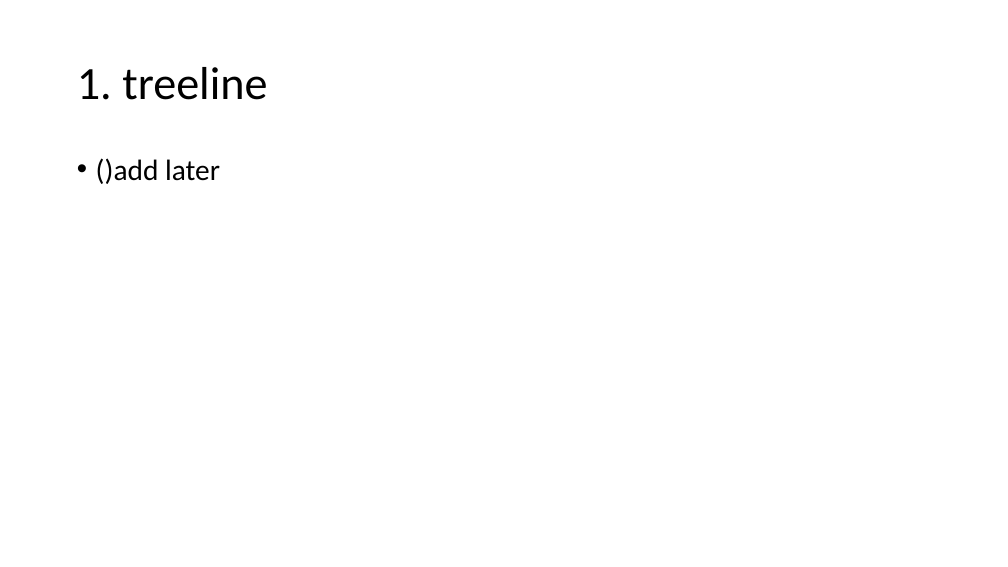
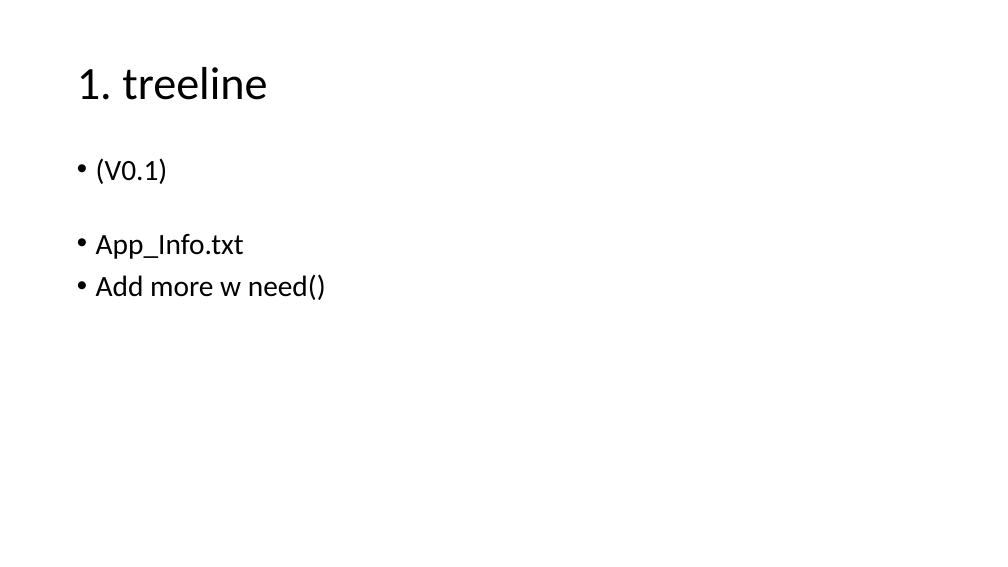
Before and after one commit to JAVaFAPT2/WebBanking, a slide deck: slide 2 of WEBBANKING.pptx. Drawn at 1008x567 pixels with LibreOffice and Linux fonts; fonts in the diff are those of the drawing. Boxes give left, top, right and bottom in pixels: in the first picture for what was removed or moved away, otherwise in the second. Text is boxed around its words. In the diff, an @@ line names an element or a change of style, - is before the commit and + after.

```diff
--- a/WEBBANKING.pptx
+++ b/WEBBANKING.pptx
@@ text at box(96, 158, 326, 300): text changed @@
-• ()add later
+• (V0.1)
+• App_Info.txt
+• Add more w need()
```
Also in this commit, not shown: 1 slide added, 10 other files.
